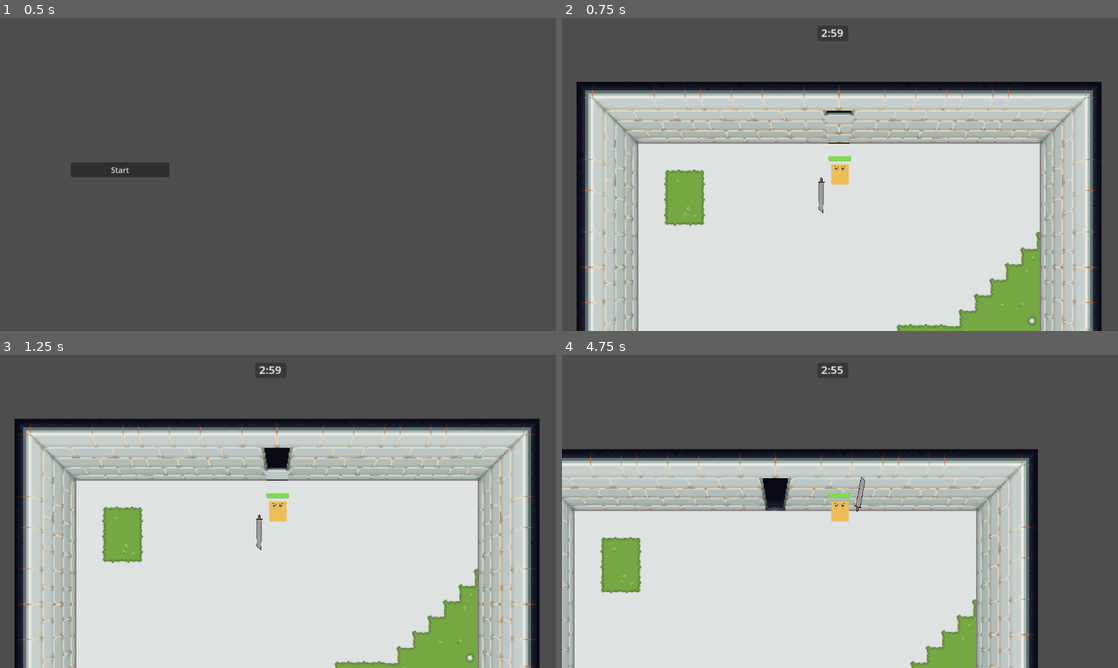
Above: before the commit, frames 1-4 (two rows, left to right).
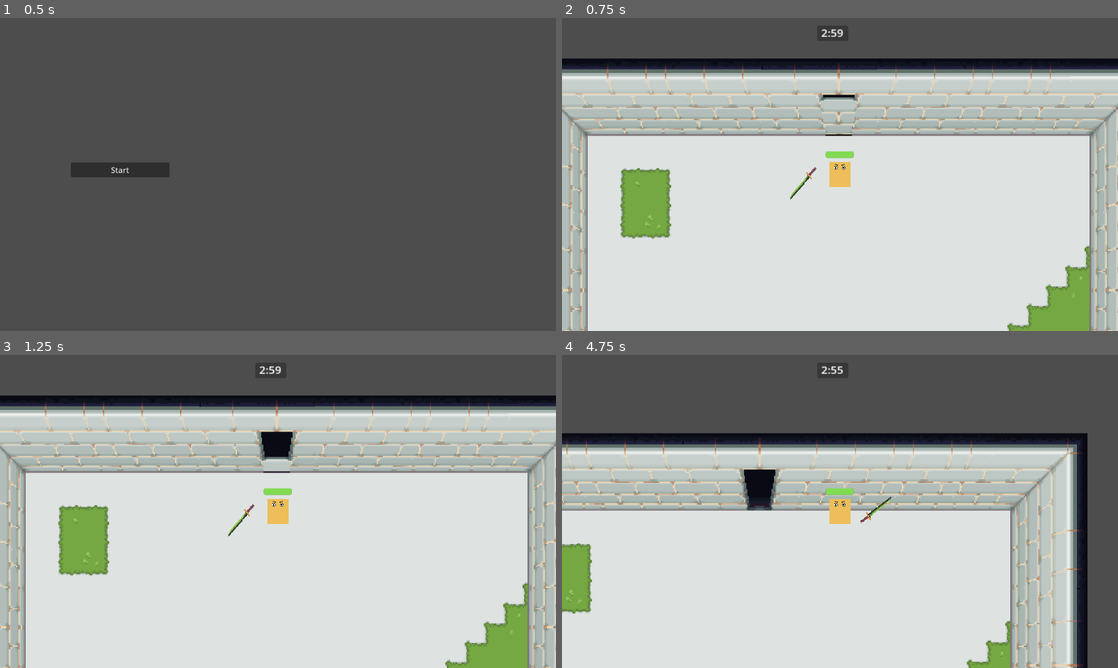
Above: after the commit, the same moments.

Repository: Filip22022/MazePrisoner
Game: Godot game, scene res://game.tscn
The game is run twice, just before and just after one commit, with the same random seed, the same clock (stepped at 60 frames per second) and the same inputs.
Inputs (mouse positions are in pixels of both pictures, inside the frame that each line leads up to):
- Up to frame 1 (0.5 s): no input
- Up to frame 2 (0.75 s): click "Start" at 0.5 s
- Up to frame 3 (1.25 s): no input
- Up to frame 4 (4.75 s): move the mouse to (962, 495) at 1.27 s; hold D (move_right) 1.28-2.03 s; click (962, 495) at 1.35 s; move the mouse to (728, 527) at 2.02 s; hold S (move_down) 2.03-2.78 s; tap Space (Dash) at 2.1, 3.6 s; move the mouse to (895, 442) at 2.77 s; hold D (move_right) 2.78-3.53 s; click (895, 442) at 2.85 s; tap Enter at 3.5 s; move the mouse to (812, 574) at 3.52 s; hold W (move_up) 3.53-4.28 s; move the mouse to (1006, 558) at 4.27 s; hold A (move_left) from 4.28 s (still down); click (1006, 558) at 4.35 s

Frame 1 is identical in both runs. In frame 2, 40% of the frame differs, in the area x 0-100%, y 12-100%; in frame 3, 41%; in frame 4, 30%.

Commit message:
Change sword

Diff:
--- a/player/player.tscn
+++ b/player/player.tscn
@@ -2,7 +2,7 @@
 
 [ext_resource type="Script" path="res://player/player.gd" id="1_g7hg3"]
 [ext_resource type="Texture2D" uid="uid://bl0syrxdooqvf" path="res://player/player_sprite.png" id="2_3hb6n"]
-[ext_resource type="PackedScene" uid="uid://bavgw8hew7hmh" path="res://sword.tscn" id="3_brsre"]
+[ext_resource type="PackedScene" uid="uid://bavgw8hew7hmh" path="res://sword/sword.tscn" id="3_brsre"]
 [ext_resource type="Script" path="res://nodes/Hurtbox.gd" id="3_y2d3n"]
 
 [sub_resource type="CircleShape2D" id="CircleShape2D_8el24"]
@@ -81,7 +81,8 @@
 shape = SubResource("CapsuleShape2D_5xh3s")
 
 [node name="Camera2D" type="Camera2D" parent="."]
-zoom = Vector2(2, 2)
+scale = Vector2(0.707917, 0.707917)
+zoom = Vector2(2.5, 2.5)
 position_smoothing_speed = 30.0
 
 [node name="dash_timer" type="Timer" parent="."]
--- a/sword.tscn
+++ b/sword/sword.tscn
@@ -1,7 +1,7 @@
 [gd_scene load_steps=9 format=3 uid="uid://bavgw8hew7hmh"]
 
-[ext_resource type="Script" path="res://sword.gd" id="1_a1xff"]
-[ext_resource type="Texture2D" uid="uid://bnx4qusf3l2sk" path="res://sword/sword_swing.png" id="2_q003i"]
+[ext_resource type="Script" path="res://sword/sword.gd" id="1_a1xff"]
+[ext_resource type="Texture2D" uid="uid://ubca3qyue5g0" path="res://sword/katana.png" id="2_07jtr"]
 [ext_resource type="Script" path="res://nodes/Hitbox.gd" id="3_knd82"]
 
 [sub_resource type="Animation" id="Animation_s1oh5"]
@@ -54,6 +54,30 @@
 "update": 1,
 "values": [false]
 }
+tracks/4/type = "value"
+tracks/4/imported = false
+tracks/4/enabled = true
+tracks/4/path = NodePath("weaponPivot/Sprite2D:position")
+tracks/4/interp = 1
+tracks/4/loop_wrap = true
+tracks/4/keys = {
+"times": PackedFloat32Array(0),
+"transitions": PackedFloat32Array(1),
+"update": 0,
+"values": [Vector2(122, -31.3333)]
+}
+tracks/5/type = "value"
+tracks/5/imported = false
+tracks/5/enabled = true
+tracks/5/path = NodePath("weaponPivot/Sprite2D:rotation")
+tracks/5/interp = 1
+tracks/5/loop_wrap = true
+tracks/5/keys = {
+"times": PackedFloat32Array(0),
+"transitions": PackedFloat32Array(1),
+"update": 0,
+"values": [0.0]
+}
 
 [sub_resource type="Animation" id="Animation_ldl4c"]
 resource_name = "idle"
@@ -108,55 +132,55 @@
 
 [sub_resource type="Animation" id="Animation_1isax"]
 resource_name = "swing"
-length = 0.25
-step = 0.05
+length = 0.34
+step = 0.02
 tracks/0/type = "value"
 tracks/0/imported = false
 tracks/0/enabled = true
 tracks/0/path = NodePath("weaponPivot/Sprite2D:frame")
-tracks/0/interp = 1
+tracks/0/interp = 0
 tracks/0/loop_wrap = true
 tracks/0/keys = {
-"times": PackedFloat32Array(0, 0.05, 0.1, 0.15, 0.2),
-"transitions": PackedFloat32Array(1, 1, 1, 1, 1),
-"update": 0,
-"values": [0, 1, 2, 3, 4]
+"times": PackedFloat32Array(0, 0.04, 0.08, 0.2, 0.24, 0.28, 0.34),
+"transitions": PackedFloat32Array(1, 1, 1, 1, 1, 1, 1),
+"update": 0,
+"values": [0, 0, 1, 2, 3, 4, 0]
 }
 tracks/1/type = "value"
 tracks/1/imported = false
 tracks/1/enabled = true
-tracks/1/path = NodePath("weaponPivot/Sprite2D/Hitbox:position")
+tracks/1/path = NodePath("weaponPivot/Sprite2D/Hitbox/SwordCollider:disabled")
 tracks/1/interp = 1
 tracks/1/loop_wrap = true
 tracks/1/keys = {
-"times": PackedFloat32Array(0, 0.05, 0.1, 0.15, 0.25),
-"transitions": PackedFloat32Array(1, 1, 1, 1, 1),
-"update": 0,
-"values": [Vector2(-30, -35), Vector2(8, -24), Vector2(24, 10), Vector2(8, 45), Vector2(8, 45)]
+"times": PackedFloat32Array(0.1, 0.3),
+"transitions": PackedFloat32Array(1, 1),
+"update": 1,
+"values": [false, true]
 }
 tracks/2/type = "value"
 tracks/2/imported = false
 tracks/2/enabled = true
-tracks/2/path = NodePath("weaponPivot/Sprite2D/Hitbox:rotation")
+tracks/2/path = NodePath("weaponPivot/Sprite2D:position")
 tracks/2/interp = 1
 tracks/2/loop_wrap = true
 tracks/2/keys = {
-"times": PackedFloat32Array(0, 0.05, 0.1, 0.15, 0.25),
-"transitions": PackedFloat32Array(1, 1, 1, 1, 1),
-"update": 0,
-"values": [0.0, 0.779832, 1.57743, 2.35348, 2.35348]
+"times": PackedFloat32Array(0, 0.04, 0.08, 0.2, 0.24, 0.28, 0.34),
+"transitions": PackedFloat32Array(1, 1, 1, 1, 1, 1, 1),
+"update": 0,
+"values": [Vector2(122, -31.3333), Vector2(109.333, -64.6667), Vector2(156, -20), Vector2(161.333, 62), Vector2(134, 95.3333), Vector2(99.3333, 116), Vector2(122, -31.3333)]
 }
 tracks/3/type = "value"
 tracks/3/imported = false
 tracks/3/enabled = true
-tracks/3/path = NodePath("weaponPivot/Sprite2D/Hitbox/SwordCollider:disabled")
+tracks/3/path = NodePath("weaponPivot/Sprite2D:rotation")
 tracks/3/interp = 1
 tracks/3/loop_wrap = true
 tracks/3/keys = {
-"times": PackedFloat32Array(0.05, 0.2),
-"transitions": PackedFloat32Array(1, 1),
-"update": 1,
-"values": [false, true]
+"times": PackedFloat32Array(0, 0.04, 0.08, 0.2, 0.24, 0.28, 0.34),
+"transitions": PackedFloat32Array(1, 1, 1, 1, 1, 1, 1),
+"update": 0,
+"values": [0.0, -0.224992, 0.411173, 1.41543, 1.62167, 1.97807, 0.0]
 }
 
 [sub_resource type="AnimationLibrary" id="AnimationLibrary_a1cq6"]
@@ -167,8 +191,8 @@
 }
 
 [sub_resource type="CapsuleShape2D" id="CapsuleShape2D_s8l2k"]
-radius = 7.77874
-height = 60.81
+radius = 2.26727
+height = 31.4317
 
 [node name="Sword" type="Area2D"]
 scale = Vector2(1.5, 1.5)
@@ -185,8 +209,8 @@
 
 [node name="Sprite2D" type="Sprite2D" parent="weaponPivot"]
 position = Vector2(122, -31.3333)
-scale = Vector2(1.67333, 1.80667)
-texture = ExtResource("2_q003i")
+scale = Vector2(3.05706, 3.30067)
+texture = ExtResource("2_07jtr")
 vframes = 5
 
 [node name="Hitbox" type="Area2D" parent="weaponPivot/Sprite2D"]
@@ -196,7 +220,8 @@
 script = ExtResource("3_knd82")
 
 [node name="SwordCollider" type="CollisionShape2D" parent="weaponPivot/Sprite2D/Hitbox"]
-position = Vector2(-2.38419e-07, -7.15256e-07)
+position = Vector2(32.7888, 31.3099)
+rotation = 0.785128
 shape = SubResource("CapsuleShape2D_s8l2k")
 
 [connection signal="animation_finished" from="AnimationPlayer" to="." method="_on_animation_player_animation_finished"]
Binary file added: sword/katana.png
Not shown, added: sword/katana.png.import
Renamed: sword.gd -> sword/sword.gd
